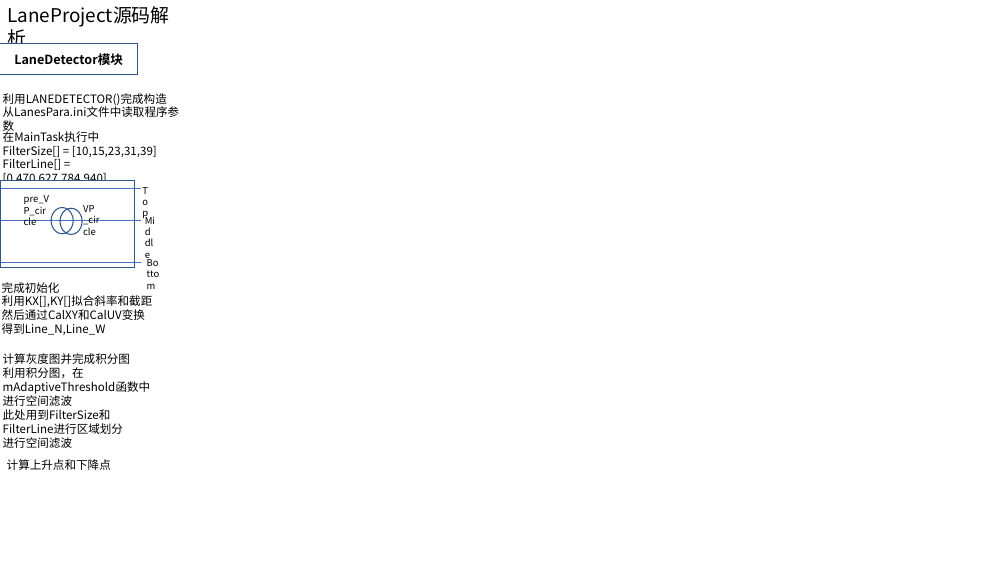
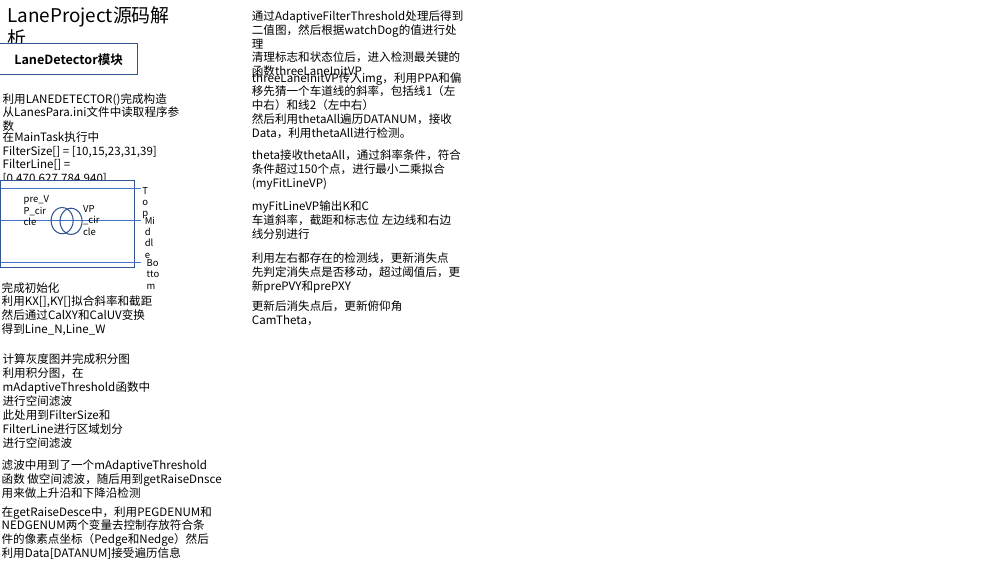
Before and after one commit to chenbokaix250/2021work_output, a slide deck: slide 4 of 代码解析.pptx. Drawn at 1008x567 pixels with LibreOffice and Linux fonts; fonts in the diff are those of the drawing. Boxes give left, top, right and bottom in pixels: in the first picture for what was removed or moved away, otherwise in the second. Text is boxed around its words. In the diff, an @@ line names an element or a change of style, - is before the commit and + after.

```diff
--- a/代码解析.pptx
+++ b/代码解析.pptx
@@ text added at (x1=252, y1=10, x2=463, y2=79), 11 pt, text #000000 @@
+通过AdaptiveFilterThreshold处理后得到二值图，然后根据watchDog的值进行处理
+清理标志和状态位后，进入检测最关键的函数threeLaneInitVP
@@ text added at (x1=252, y1=70, x2=462, y2=138), 11 pt, text #000000 @@
+threeLaneInitVP传入img，利用PPA和偏移先猜一个车道线的斜率，包括线1（左中右）和线2（左中右）
+然后利用thetaAll遍历DATANUM，接收Data，利用thetaAll进行检测。
@@ text added at (x1=252, y1=149, x2=461, y2=190), 11 pt, text #000000 @@
+theta接收thetaAll，通过斜率条件，符合条件超过150个点，进行最小二乘拟合(myFitLineVP)
@@ text added at (x1=252, y1=200, x2=451, y2=239), 11 pt, text #000000 @@
+myFitLineVP输出K和C
+车道斜率，截距和标志位 左边线和右边线分别进行
@@ text added at (x1=252, y1=252, x2=460, y2=293), 11 pt, text #000000 @@
+利用左右都存在的检测线，更新消失点
+先判定消失点是否移动，超过阈值后，更新prePVY和prePXY
@@ text added at (x1=252, y1=300, x2=402, y2=325), 11 pt, text #000000 @@
+更新后消失点后，更新俯仰角CamTheta，
@@ text at (x1=2, y1=459, x2=221, y2=498): text changed @@
-计算上升点和下降点
+滤波中用到了一个mAdaptiveThreshold
+函数 做空间滤波，随后用到getRaiseDnsce 用来做上升沿和下降沿检测
@@ text added at (x1=2, y1=506, x2=212, y2=559), 11 pt, text #000000 @@
+在getRaiseDesce中，利用PEGDENUM和NEDGENUM两个变量去控制存放符合条件的像素点坐标（Pedge和Nedge）然后利用Data[DATANUM]接受遍历信息
```
Also in this commit, not shown: 3 other files.
